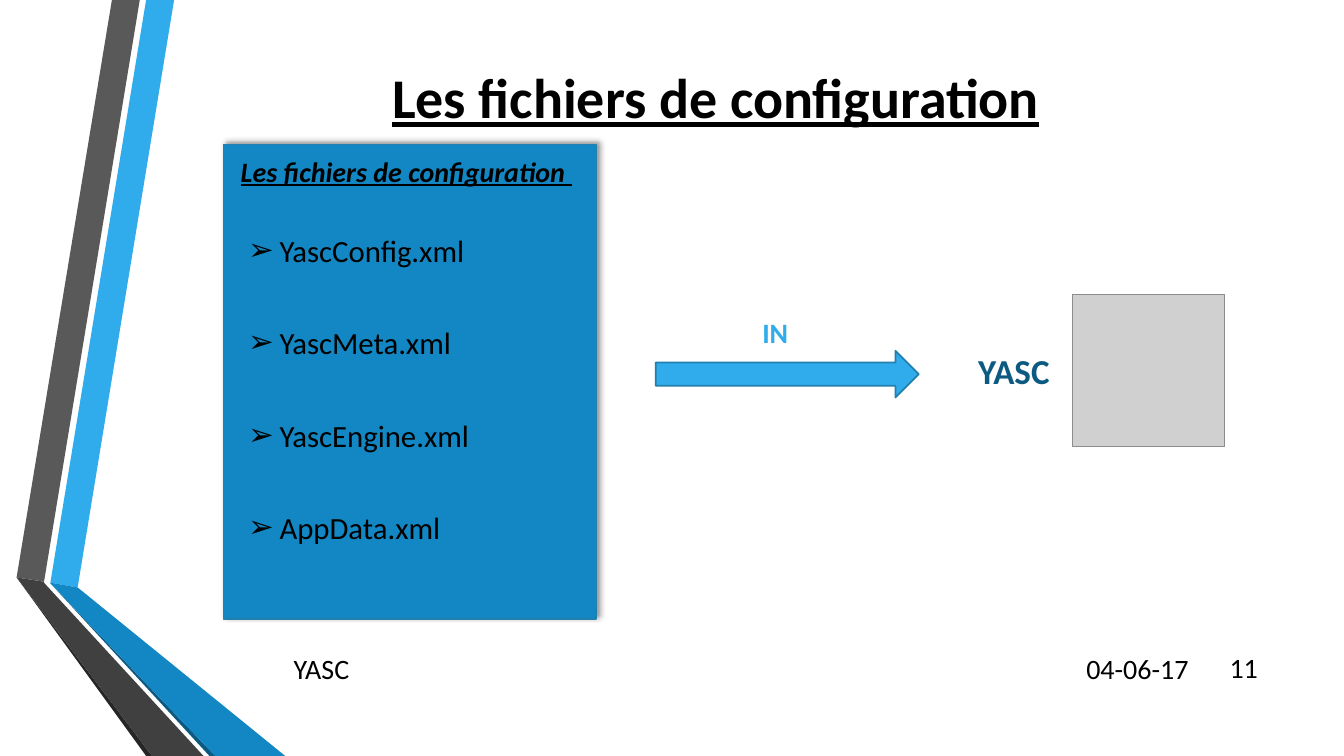
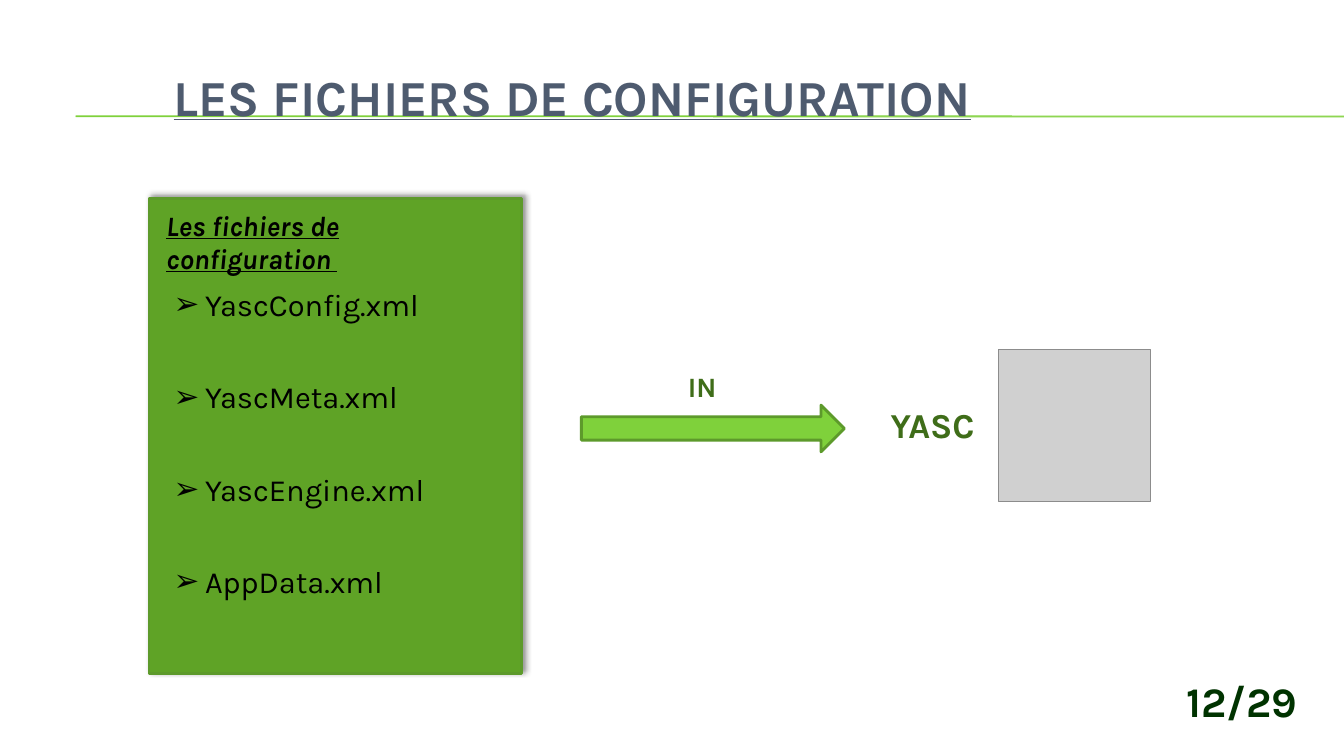
Before and after one commit to CerfontaineMathieu/TFE, a slide deck: slide 12 of Automatisation des déploiements d’applications et d’équipements réseaux via.pptx (slide 11 before the commit). Drawn at 1344x756 pixels with LibreOffice and Linux fonts; fonts in the diff are those of the drawing; grey boxes stand for pictures; background and template pictures are left out. Boxes give left, top, right and bottom in pixels: in the first picture for what was removed or moved away, otherwise in the second. Text is boxed around its words. In the diff, an @@ line names an element or a change of style, - is before the commit and + after.

```diff
--- a/Automatisation des déploiements d’applications et d’équipements réseaux via.pptx
+++ b/Automatisation des déploiements d’applications et d’équipements réseaux via.pptx
@@ title at [174, 82, 970, 120]: text changed; size 40 to 36 pt; font Calibri to Karla; text colour #000000 to #4E5B6F @@
-Les fichiers de configuration
+LES FICHIERS DE CONFIGURATION
@@ line added from (76, 116) to (1344, 116), #7FD13B 0.75 pt @@
@@ line added from (76, 117) to (1344, 117), #7FD13B 0.75 pt @@
@@ rectangle at [149, 199, 522, 674]: fill #1287C3 to #5FA326; outline #247FAF 1.25 pt to #5E9B2C 2 pt @@
@@ text "Les fichiers de configuration" at [166, 216, 339, 276]: font Calibri to Karla @@
@@ text "YascConfig.xml" at [205, 295, 424, 600]: font Calibri to Karla @@
@@ text "IN" at [688, 378, 717, 397]: font Calibri to Karla, text colour #30ACEC to #3F6D19 @@
@@ 3 texts, 1 picture, 1 rectangle, 1 right arrow: place and size @@
-3 texts, 1 picture, 1 rectangle, 1 right arrow at [224, 144, 1225, 619]
+3 texts, 1 picture, 1 rectangle, 1 right arrow at [149, 199, 1150, 674]
@@ right arrow at [582, 405, 845, 452]: fill #30ACEC to #7FD13B; outline #247FAF 1.25 pt to #5E9B2C 2 pt @@
@@ text "YASC": place and size @@
-text "YASC" at [978, 361, 1049, 385]
+text "YASC" at [891, 415, 975, 439]
@@ text "YASC" at [891, 415, 975, 439]: font Calibri to Karla, text colour #0C5A82 to #3F6D19 @@
@@ group removed at [16, 0, 285, 756]: 6 freeform shapes @@
@@ text removed at [294, 661, 350, 680] @@
-YASC
@@ text removed at [1086, 660, 1188, 680] @@
-04-06-17
@@ text added at [1186, 685, 1297, 721], 30 pt, text #003300, bold @@
+12/29
@@ page number removed at [1230, 660, 1258, 678] @@
-11
```
Also in this commit, not shown: 16 other slides changed, 12 slides added, 5 slides removed, 8 other files.
